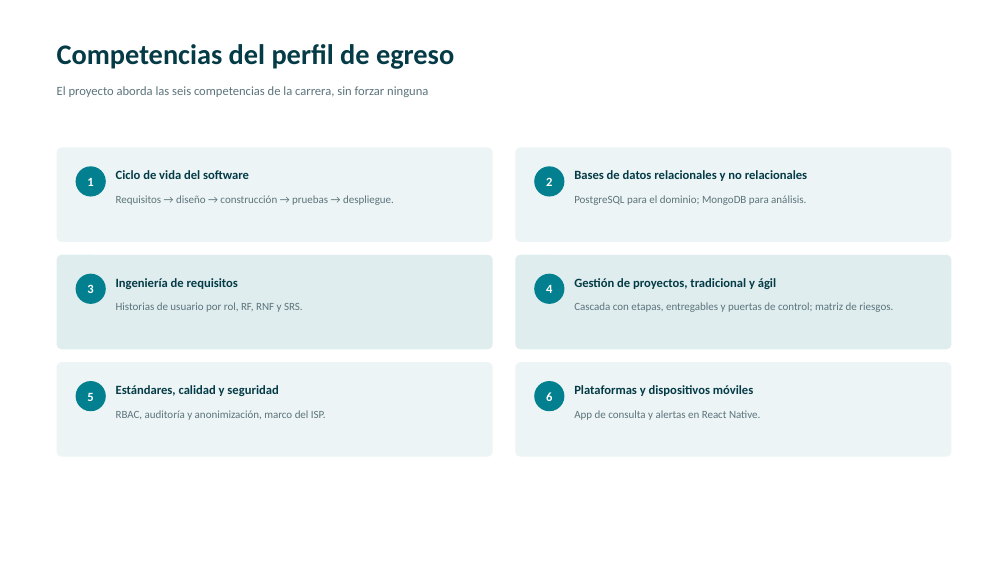
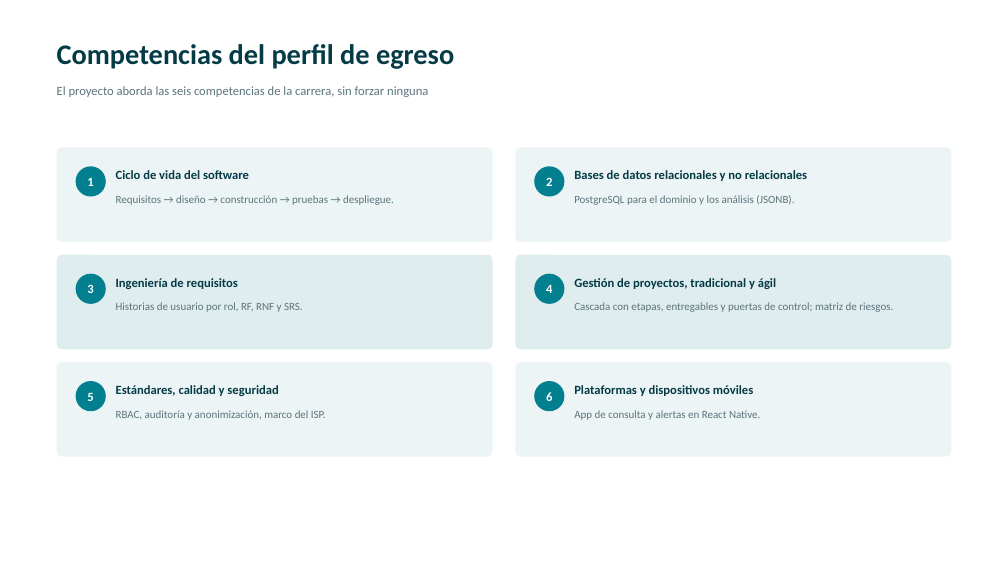
Before and after one commit to johao21/Capstone, a slide deck: slide 8 of Fase 1/Presentacion_SIRFA.pptx. Drawn at 1008x567 pixels with LibreOffice and Linux fonts; fonts in the diff are those of the drawing. Boxes give left, top, right and bottom in pixels: in the first picture for what was removed or moved away, otherwise in the second. Text is boxed around its words. In the diff, an @@ line names an element or a change of style, - is before the commit and + after.

Commit message:
Presentaciones y diagramas de arquitectura sin la base documental del diseno original
Presentacion de Fase 1, de Fase 2 y final, y los diagramas de componentes y de despliegue: una sola base de datos (PostgreSQL con JSONB), cuatro servicios.

```diff
--- a/Fase 1/Presentacion_SIRFA.pptx
+++ b/Fase 1/Presentacion_SIRFA.pptx
@@ text at (574,195,794,205): text changed @@
-PostgreSQL para el dominio; MongoDB para análisis.
+PostgreSQL para el dominio y los análisis (JSONB).
```
Also in this commit, not shown: 1 other slide changed, 4 other files.
